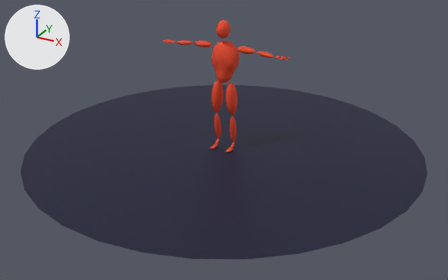
Two versions of the glTF model static/ChainsawMan.glb, one commit apart.
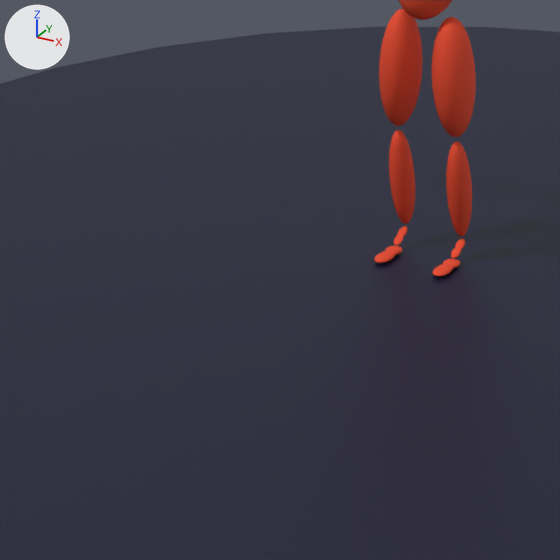
Each version is shown whole from a camera (50 mm lens) standing at (4.16, -7.57, 3.9) and looking at (0.15, -0.28, 0.26), then close up on the part from 24% to 58% of the width and 28% to 82% of the height. Every picture has the same lights, and +X, +Y and +Z are marked at upper left. Where no turn or scale is listed for an object, it has been applied to the vertices.

The first close-up shows 'Circle', 'Head'.
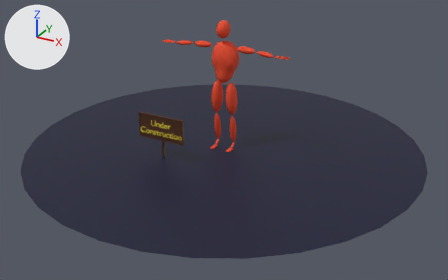
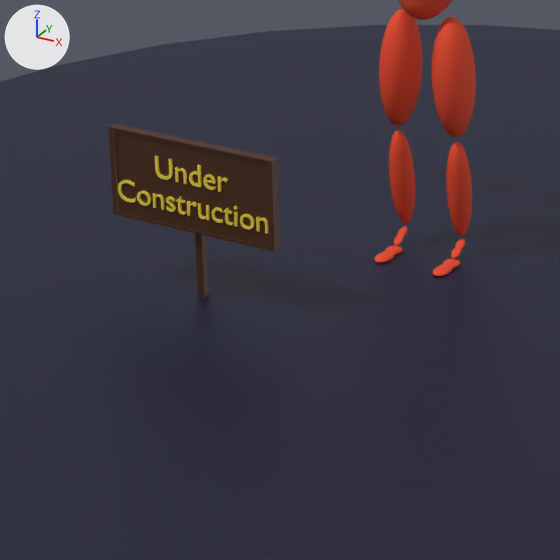
Commit message: Morning updates

Patch to the scene script:
```diff
--- a/static/ChainsawMan.glb.py
+++ b/static/ChainsawMan.glb.py
@@ mat_material_003 @@
+mat_material_003 = principled_material('Material.003')
+mat_material_003.base_color = (0.802, 0.624, 0.0491)  # yellow #e7cf3f
+mat_material_003.roughness = 0.804
@@ mat_material_002 @@
+mat_material_002 = principled_material('Material.002')
+mat_material_002.base_color = (0.0659, 0.0222, 0.00661)  # brown #492913
@@ me_text @@
+me_text.from_pydata(...)  # 2564 vertices, 5072 faces; spans x -0.349..0.347, y -0.006..0.006, z -0.132..0.089
+me_text.materials.append(mat_material_003)  # yellow #e7cf3f
@@ me_cube_002 @@
+me_cube_002.from_pydata(...)  # 16 vertices, 28 faces; spans x -0.376..0.376, y -0.02..0.02, z -0.185..0.185
+me_cube_002.materials.append(mat_material_002)  # brown #492913
@@ me_cube_001 @@
+me_cube_001.from_pydata(...)  # a box spanning x -0.015..0.015, y -0.015..0.015, z -0.246..0.246
+me_cube_001.materials.append(mat_material_002)  # brown #492913
@@ ob_circle @@
 ob_circle = bpy.data.objects.new('Circle', me_circle)
-ob_circle.location = (0.0, 0.0, 0.0)
+ob_circle.location = (0.0, 0.0, 0.01)
@@ ob_text @@
+ob_text = bpy.data.objects.new('Text', me_text)
+ob_text.location = (-0.583, -0.814, 0.502)
@@ ob_cube_001 @@
+ob_cube_001 = bpy.data.objects.new('Cube.001', me_cube_002)
+ob_cube_001.location = (-0.583, -0.802, 0.489)
@@ ob_cube @@
+ob_cube = bpy.data.objects.new('Cube', me_cube_001)
+ob_cube.location = (-0.583, -0.767, 0.248)
```

Boxes [x1, y1, x2, y2] around the edits, measured in the close-ups (560 x 560 px):
'Circle', moved
    before: [0, 27, 560, 560]
    after: [0, 25, 560, 560]
'Cube.001', added (brown)
    after: [108, 123, 280, 252]
'Text', added (yellow)
    after: [118, 156, 269, 234]
'Cube', added (brown)
    after: [195, 233, 209, 298]
